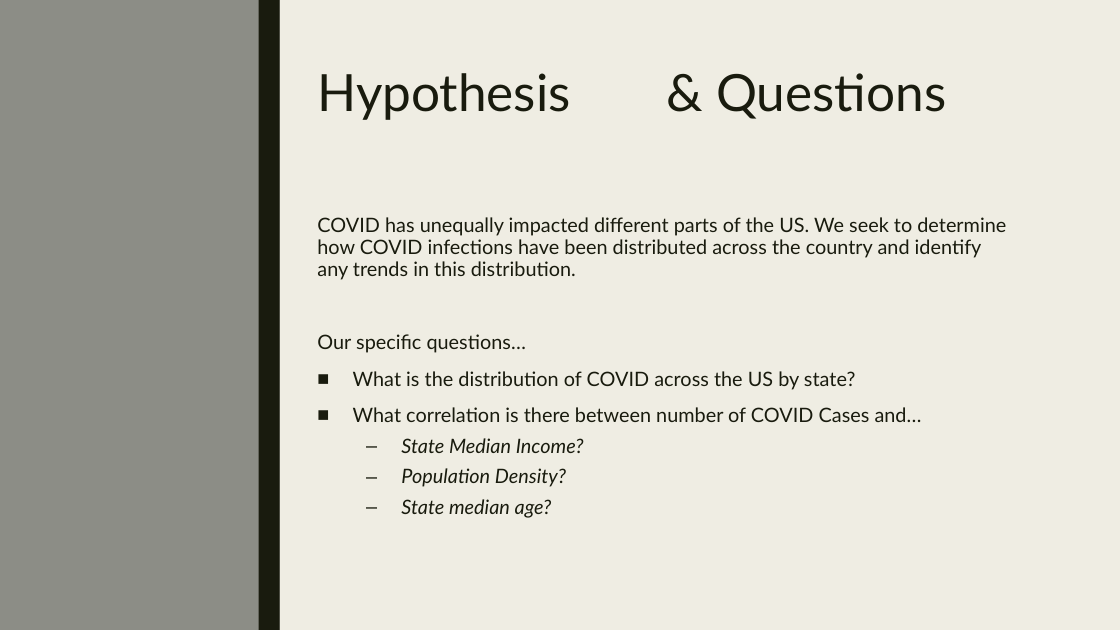
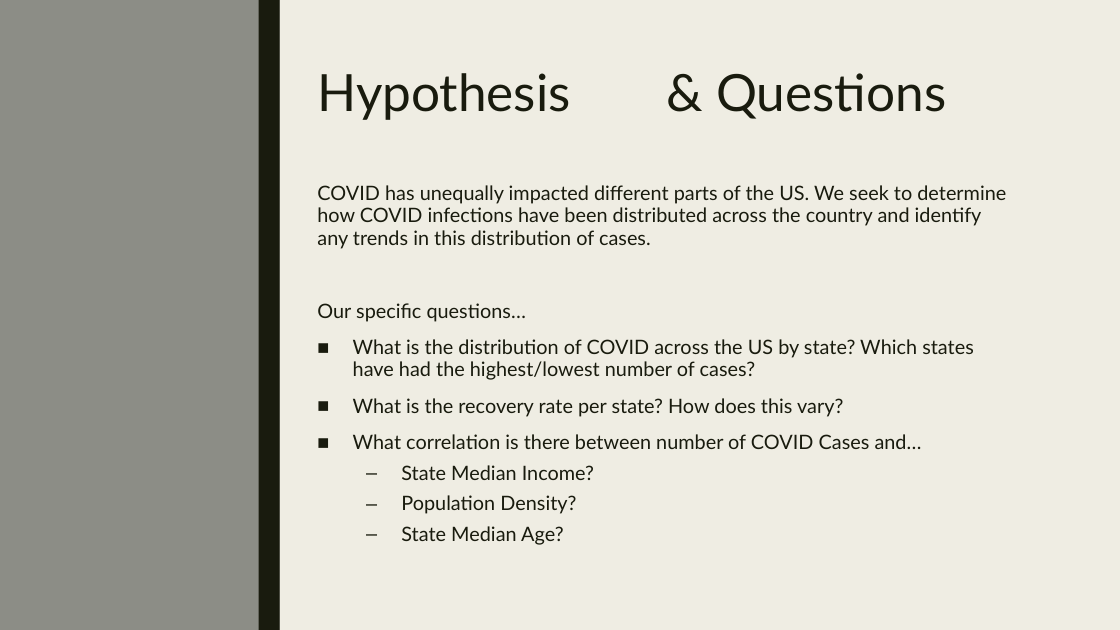
Before and after one commit to lcarbo/US_COVID_Project, a slide deck: slide 3 of COVID_Presentation.pptx. Drawn at 1120x630 pixels with LibreOffice and Linux fonts; fonts in the diff are those of the drawing. Boxes give left, top, right and bottom in pixels: in the first picture for what was removed or moved away, otherwise in the second. Text is boxed around its words. In the diff, an @@ line names an element or a change of style, - is before the commit and + after.

```diff
--- a/COVID_Presentation.pptx
+++ b/COVID_Presentation.pptx
@@ text "COVID has unequally impacted different ..." moved from (x1=317, y1=217, x2=1006, y2=518) to (x1=317, y1=185, x2=1006, y2=545) @@
@@ text at (x1=317, y1=185, x2=1006, y2=249): text changed @@
-COVID has unequally impacted different parts of the US. We seek to determine how COVID infections have been distributed across the country and identify any trends in this distribution.
+COVID has unequally impacted different parts of the US. We seek to determine how COVID infections have been distributed across the country and identify any trends in this distribution of cases.
@@ text at (x1=353, y1=339, x2=974, y2=417): text changed @@
-■ What is the distribution of COVID across the US by state?
+■ What is the distribution of COVID across the US by state? Which states have had the highest/lowest number of cases?
+■ What is the recovery rate per state? How does this vary?
@@ text at (x1=401, y1=465, x2=594, y2=514): italic off in "State Median Income?", "Population Density?" @@
@@ text at (x1=401, y1=526, x2=564, y2=545): text changed; italic off @@
-  – State median age?
+  – State Median Age?
```
Also in this commit, not shown: 7 other slides changed, 1 slide added.
